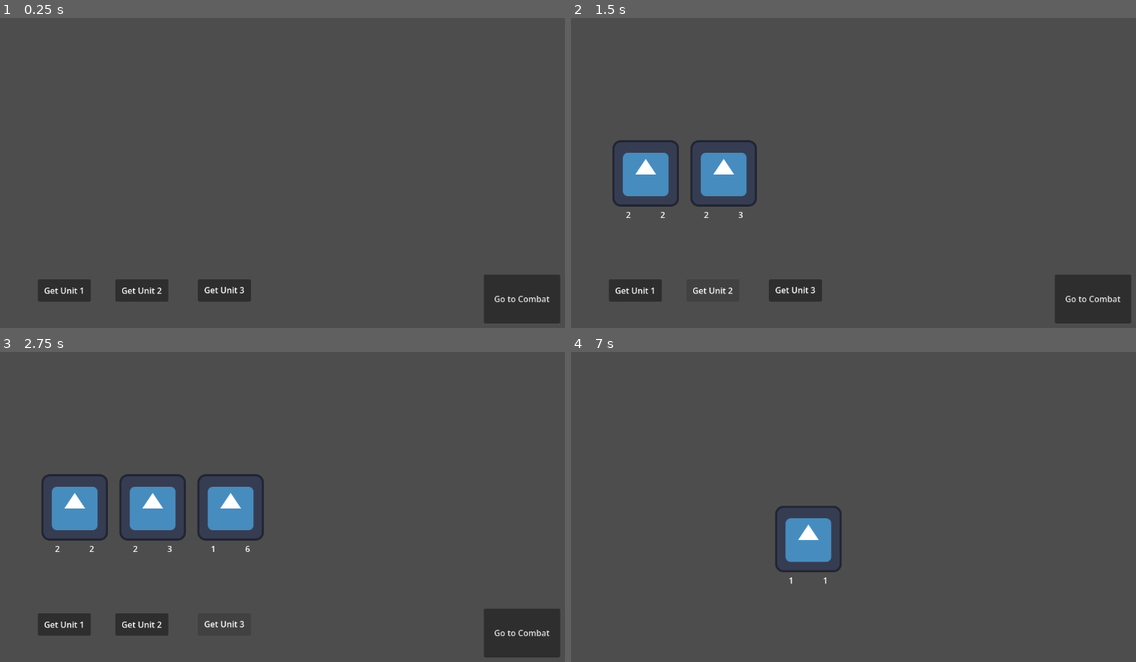
Above: before the commit, frames 1-4 (two rows, left to right).
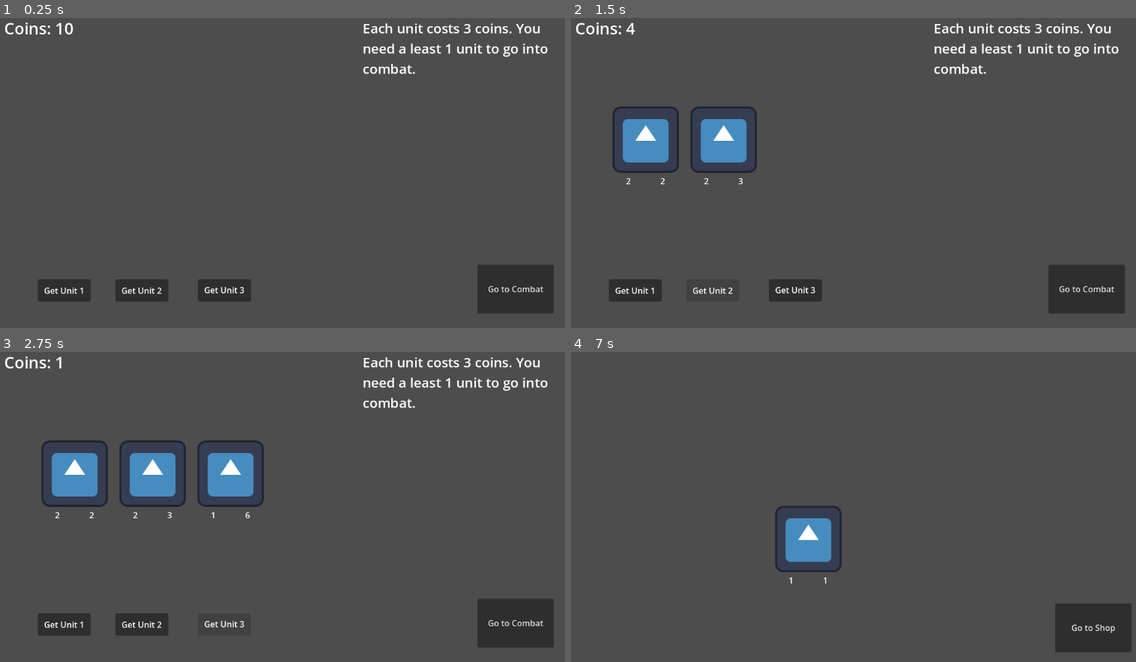
Above: after the commit, the same moments.

Repository: skeeeth/HACKER_AUTO_PETS
Game: Godot game, scene res://Scenes/ShopScene.tscn
The game is run twice, just before and just after one commit, with the same random seed, the same clock (stepped at 60 frames per second) and the same inputs. The engine's default icon, where the game draws it, is replaced by a stand-in: a white triangle on a blue panel in a dark square.
Inputs:
- Up to frame 1 (0.25 s): no input
- Up to frame 2 (1.5 s): click "Get Unit 1" at 0.5 s; click "Get Unit 2" at 1.25 s
- Up to frame 3 (2.75 s): click "Get Unit 3" at 2 s
- Up to frame 4 (7 s): click "Go to Combat" at 2.75 s; tap Enter (ui_accept) at 3.5, 3.77, 4.25, 4.52, 5, 5.75, 6.02, 6.5, 6.77 s

The runs differ from the first frame. In frame 1, 2.5% of the frame differs, in the area x 0-100%, y 1-99%; in frame 2, 6.8%; in frame 3, 9.0%; in frame 4, 2.1%.

Commit message:
Added coins to shop and button for combat sim

Diff:
--- a/Scenes/CombatSim.tscn
+++ b/Scenes/CombatSim.tscn
@@ -2,11 +2,21 @@
 
 [ext_resource type="Script" uid="uid://dfv4x5ov05lhh" path="res://Scripts/combat_sim.gd" id="1_pc1ni"]
 [ext_resource type="Script" uid="uid://6i4niaslfrq8" path="res://Resources/UnitData.gd" id="2_ollyq"]
+[ext_resource type="PackedScene" uid="uid://clvf8r4jwgtex" path="res://Scenes/NextSceneButton.tscn" id="4_rtfpj"]
 [ext_resource type="Resource" uid="uid://dxd8fem6tyriv" path="res://Resources/Units/Unit4.tres" id="6_sslh6"]
 
-[node name="CombatSim" type="Node2D" unique_id=807734234]
+[node name="CombatSim" type="Node2D" unique_id=807734234 node_paths=PackedStringArray("next_scene_button_node")]
 script = ExtResource("1_pc1ni")
 enemy_unit_data = Array[ExtResource("2_ollyq")]([ExtResource("6_sslh6")])
 step_size = 150
+next_scene_button_node = NodePath("NextSceneButton")
 
 [node name="Camera2D" type="Camera2D" parent="." unique_id=2141505769]
+
+[node name="NextSceneButton" parent="." unique_id=1641231628 instance=ExtResource("4_rtfpj")]
+offset_left = 389.0
+offset_top = 188.0
+offset_right = 536.0
+offset_bottom = 282.0
+text = "Go to Shop"
+transition_scene_file_path = "res://Scenes/ShopScene.tscn"
--- /dev/null
+++ b/Scenes/NextSceneButton.tscn
@@ -0,0 +1,11 @@
+[gd_scene format=3 uid="uid://clvf8r4jwgtex"]
+
+[ext_resource type="Script" uid="uid://gyjfl7ywoyno" path="res://Scripts/TestButtonScript.gd" id="1_w5wlv"]
+
+[node name="NextSceneButton" type="Button" unique_id=1641231628]
+offset_right = 147.0
+offset_bottom = 94.0
+text = "Text"
+script = ExtResource("1_w5wlv")
+
+[connection signal="pressed" from="." to="." method="_on_pressed"]
--- a/Scenes/ShopScene.tscn
+++ b/Scenes/ShopScene.tscn
@@ -2,24 +2,31 @@
 
 [ext_resource type="Script" uid="uid://dyepmcdhs6qw" path="res://Scripts/shop_scene.gd" id="1_x7s06"]
 [ext_resource type="Script" uid="uid://6i4niaslfrq8" path="res://Resources/UnitData.gd" id="2_medpt"]
-[ext_resource type="Script" uid="uid://gyjfl7ywoyno" path="res://Scripts/TestButtonScript.gd" id="2_x7s06"]
 [ext_resource type="Resource" uid="uid://ca2uh8w5h7vln" path="res://Resources/Units/Unit1.tres" id="3_3qq02"]
 [ext_resource type="Resource" uid="uid://drdvw7jr2lha0" path="res://Resources/Units/Unit2.tres" id="4_1qm6p"]
 [ext_resource type="Resource" uid="uid://3thnakt2v0ij" path="res://Resources/Units/Unit3.tres" id="5_1itlx"]
+[ext_resource type="PackedScene" uid="uid://clvf8r4jwgtex" path="res://Scenes/NextSceneButton.tscn" id="6_medpt"]
 
 [sub_resource type="LabelSettings" id="LabelSettings_x7s06"]
 
-[node name="ShopScene" type="Node2D" unique_id=1666678237]
+[sub_resource type="LabelSettings" id="LabelSettings_medpt"]
+font_size = 31
+
+[sub_resource type="LabelSettings" id="LabelSettings_3qq02"]
+font_size = 26
+
+[node name="ShopScene" type="Node2D" unique_id=1666678237 node_paths=PackedStringArray("coin_text_node")]
 script = ExtResource("1_x7s06")
 purchasable_units = Array[ExtResource("2_medpt")]([ExtResource("3_3qq02"), ExtResource("4_1qm6p"), ExtResource("5_1itlx")])
+coin_text_node = NodePath("CoinText")
 
 [node name="Camera2D" type="Camera2D" parent="." unique_id=679468185]
 
-[node name="HBoxContainer" type="HBoxContainer" parent="." unique_id=835860638]
+[node name="UnitHolder" type="HBoxContainer" parent="." unique_id=835860638]
 offset_left = -463.0
-offset_top = -61.0
+offset_top = -126.0
 offset_right = 442.0
-offset_bottom = 130.0
+offset_bottom = 65.0
 theme_override_constants/separation = 150
 
 [node name="Buttons" type="Node" parent="." unique_id=1076780851]
@@ -74,16 +81,33 @@
 horizontal_alignment = 1
 vertical_alignment = 1
 
-[node name="NextSceneButton" type="Button" parent="Buttons" unique_id=202824416]
-offset_left = 388.0
-offset_top = 198.0
-offset_right = 535.0
-offset_bottom = 292.0
+[node name="NextSceneButton" parent="Buttons" unique_id=1641231628 instance=ExtResource("6_medpt")]
+offset_left = 376.0
+offset_top = 179.0
+offset_right = 523.0
+offset_bottom = 273.0
 text = "Go to Combat"
-script = ExtResource("2_x7s06")
 transition_scene_file_path = "res://Scenes/CombatSim.tscn"
+
+[node name="CoinText" type="Label" parent="." unique_id=899137773]
+offset_left = -535.0
+offset_top = -308.0
+offset_right = -300.0
+offset_bottom = -246.0
+text = "Coins: "
+label_settings = SubResource("LabelSettings_medpt")
+vertical_alignment = 1
+
+[node name="InfoText" type="Label" parent="." unique_id=737011921]
+offset_left = 155.0
+offset_top = -302.0
+offset_right = 553.0
+offset_bottom = -174.0
+text = "Each unit costs 3 coins. You need a least 1 unit to go into combat."
+label_settings = SubResource("LabelSettings_3qq02")
+vertical_alignment = 1
+autowrap_mode = 2
 
 [connection signal="pressed" from="Buttons/PurchaseUnitButton1" to="." method="_purchase_unit_button_pressed" binds= [1]]
 [connection signal="pressed" from="Buttons/PurchaseUnitButton2" to="." method="_purchase_unit_button_pressed" binds= [2]]
 [connection signal="pressed" from="Buttons/PurchaseUnitButton3" to="." method="_purchase_unit_button_pressed" binds= [3]]
-[connection signal="pressed" from="Buttons/NextSceneButton" to="Buttons/NextSceneButton" method="_on_pressed"]
--- a/Scripts/TestButtonScript.gd
+++ b/Scripts/TestButtonScript.gd
@@ -3,4 +3,5 @@
 @export var transition_scene_file_path : String
 
 func _on_pressed() -> void:
-	get_tree().change_scene_to_file(transition_scene_file_path)
+	if PlayerUnitsContainer.ally_unit_list.size() != 0:
+		get_tree().change_scene_to_file(transition_scene_file_path)
--- a/Scripts/combat_sim.gd
+++ b/Scripts/combat_sim.gd
@@ -4,17 +4,18 @@
 enum BattlePhases
 {BATTLE_START, TURN_START, ATTACK, TURN_END, FAINT, BATTLE_END}
 
-var current_battle_phase : BattlePhases
-var current_phase_number : int = -1
+const UNIT_SCENE = preload("uid://brlrr5c85a1dd")
 
 ## 5 is the number in SAP could change
 @export var board_size : int = 5
 #@export var ally_unit_data : Array[UnitData]
 @export var enemy_unit_data : Array[UnitData]
+@export var step_size : int
+@export var next_scene_button_node : Button
 
 
-const UNIT_SCENE = preload("uid://brlrr5c85a1dd")
-@export var step_size: int
+var current_battle_phase : BattlePhases
+var current_phase_number : int = -1
 
 var player_won : bool = false
 var enemy_won : bool = false
@@ -27,6 +28,9 @@
 
 
 func _ready() -> void:
+
+	next_scene_button_node.visible = false
+
 	# should load from shop phase/encounter list but export works
 	for d in PlayerUnitsContainer.ally_unit_list:
 		player_stack.append(_create_unit(d))
@@ -126,4 +130,5 @@
 
 func end_combat():
 	combat_over = true
+	next_scene_button_node.visible = true
 	print("Combat Over")
--- a/Scripts/shop_scene.gd
+++ b/Scripts/shop_scene.gd
@@ -5,36 +5,49 @@
 const UNIT_CONTROL_SCENE = preload("uid://cuol4iet7e1w2")
 
 @export var purchasable_units : Array[UnitData]
+@export var coins : int = 10
+@export var coin_text_node : Label
+
+var base_coin_text : String
 
 var player_stack : Array[CombatUnitControl]
 
 func _ready() -> void:
+	base_coin_text = coin_text_node.text
+	_set_coin_text()
+
 	if PlayerUnitsContainer.ally_unit_list.size() != 0:
-		add_all_to_hbox()
+		_add_all_to_hbox()
 
 
-func add_to_hbox(data : UnitData) -> void:
+func _add_to_hbox(data : UnitData) -> void:
 	var unit : CombatUnitControl = _create_unit(data)
 	player_stack.append(unit)
 
 
-func add_all_to_hbox() -> void:
+func _add_all_to_hbox() -> void:
 	for data in PlayerUnitsContainer.ally_unit_list:
-		add_to_hbox(data)
+		_add_to_hbox(data)
 
 
 func _create_unit(data:UnitData) -> CombatUnitControl:
 	var new_unit : CombatUnitControl
 	new_unit = UNIT_CONTROL_SCENE.instantiate()
 	new_unit.dress(data)
-	get_tree().get_root().get_node("ShopScene/HBoxContainer").add_child(new_unit)
+	get_tree().get_root().get_node("ShopScene/UnitHolder").add_child(new_unit)
 	return new_unit
 
+
+func _set_coin_text() -> void:
+	coin_text_node.text = base_coin_text + str(coins)
 
 func _purchase_unit_button_pressed(unitNum : int) -> void:
 
 	if PlayerUnitsContainer.ally_unit_list.size() != PlayerUnitsContainer.ARRAY_MAX_SIZE:
-		PlayerUnitsContainer.add_unit_to_list(purchasable_units[unitNum - 1])
-		add_to_hbox(purchasable_units[unitNum - 1])
+		if coins >= 3:
+			PlayerUnitsContainer.add_unit_to_list(purchasable_units[unitNum - 1])
+			_add_to_hbox(purchasable_units[unitNum - 1])
+			coins -= 3
+			_set_coin_text()
 	else:
 		print("Size full")
